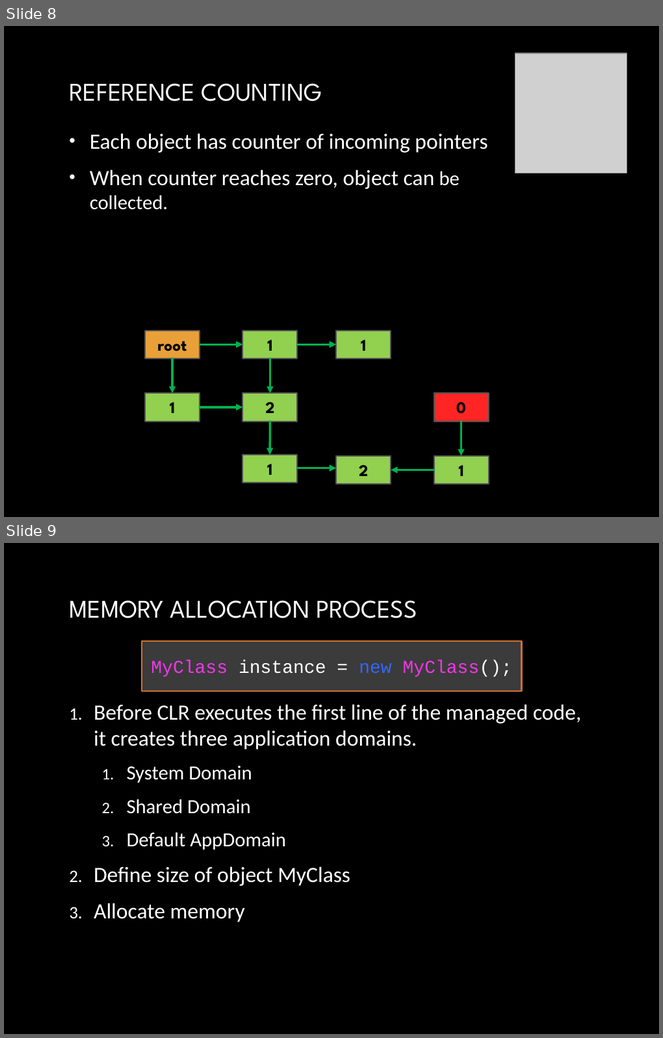
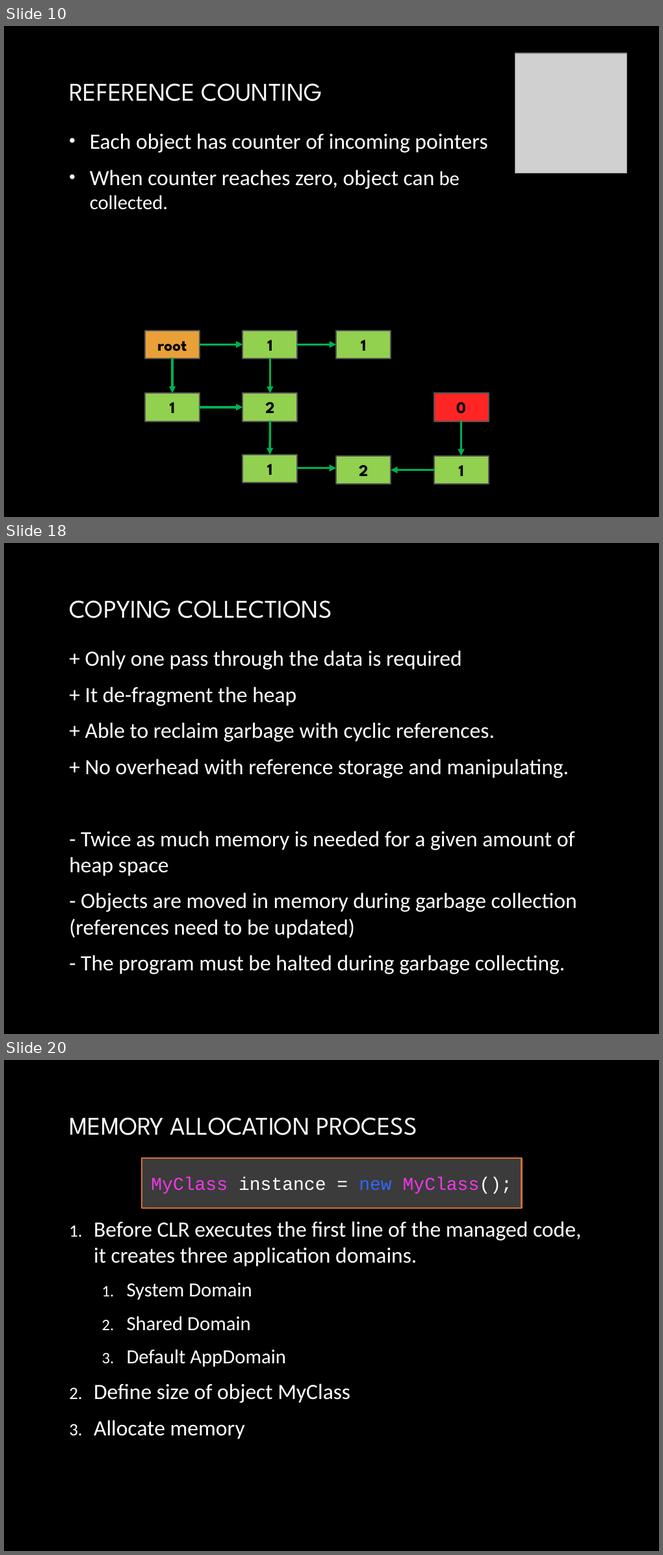
Before and after one commit to yuriyshapovalov/slides, a slide deck: ppt/Garbage collection in dotnet.pptx. Shown one above the other, each under a label of ours: slides 8 and 9 before the commit, slides 10, 18 and 20 after it; the slides between them are not shown. The pictures are 663x1038 and 663x1555 pixels, drawn with LibreOffice and Linux fonts; fonts in the diff are those of the drawing; grey boxes stand for pictures; background and template pictures are left out. Boxes give left, top, right and bottom in pixels: in the first picture for what was removed or moved away, otherwise in the second. Text is boxed around its words. In the diff, an @@ line names an element or a change of style, - is before the commit and + after.

Commit message:
updated garbage collection in .net slides

```diff
--- a/ppt/Garbage collection in dotnet.pptx
+++ b/ppt/Garbage collection in dotnet.pptx
@@ slide 18 added at (x1=4, y1=543, x2=659, y2=1034), background picture (left out) @@
@@ title added at (x1=69, y1=600, x2=332, y2=618), 28 pt, text gradient #FFFFFF to #BFBFBF @@
+COPYING COLLECTIONS
@@ text added at (x1=69, y1=650, x2=577, y2=975), 24 pt, text gradient #FFFFFF to #BFBFBF @@
++ Only one pass through the data is required
++ It de-fragment the heap
++ Able to reclaim garbage with cyclic references.
++ No overhead with reference storage and manipulating.
+- Twice as much memory is needed for a given amount of heap space
+- Objects are moved in memory during garbage collection (references need to be updated)
+- The program must be halted during garbage collecting.
@@ what was slide 8 is now slide 10 @@
@@ what was slide 9 is now slide 20 @@
```
Also in this commit, not shown: 2 slides changed, 11 other slides added.
